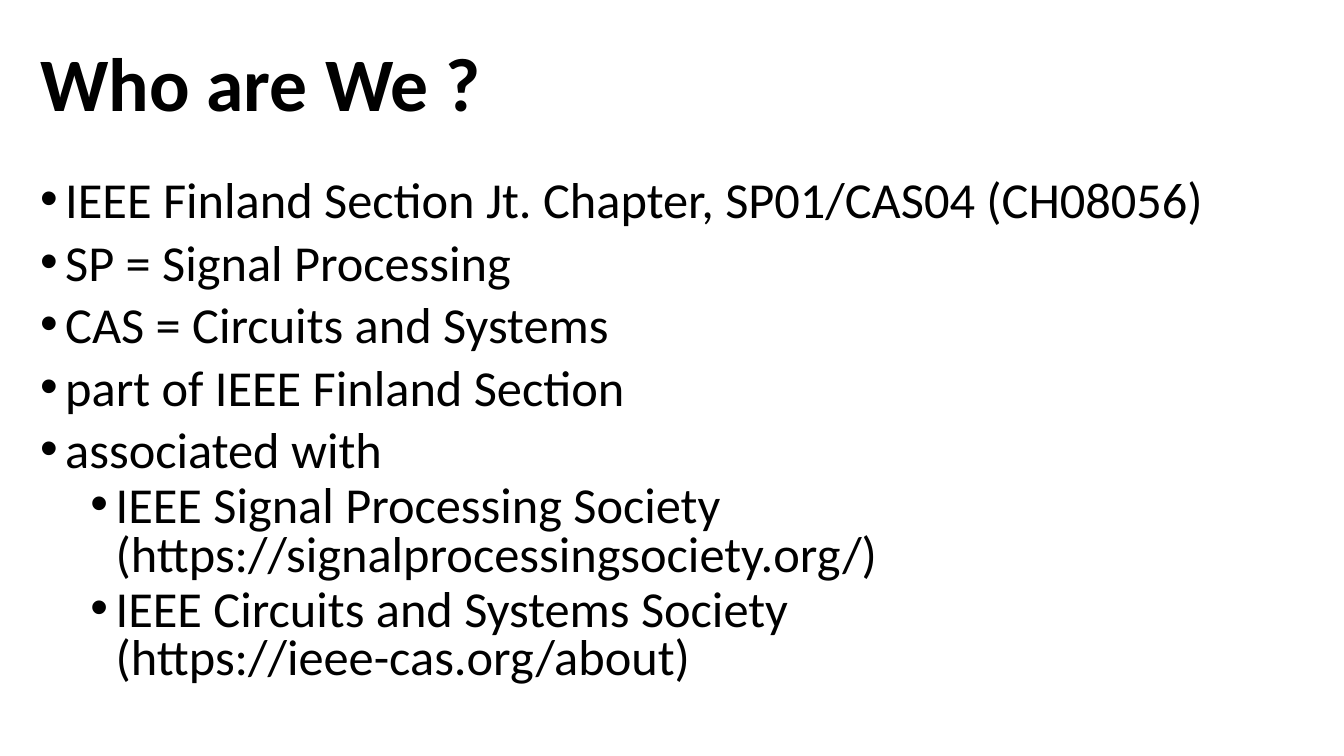
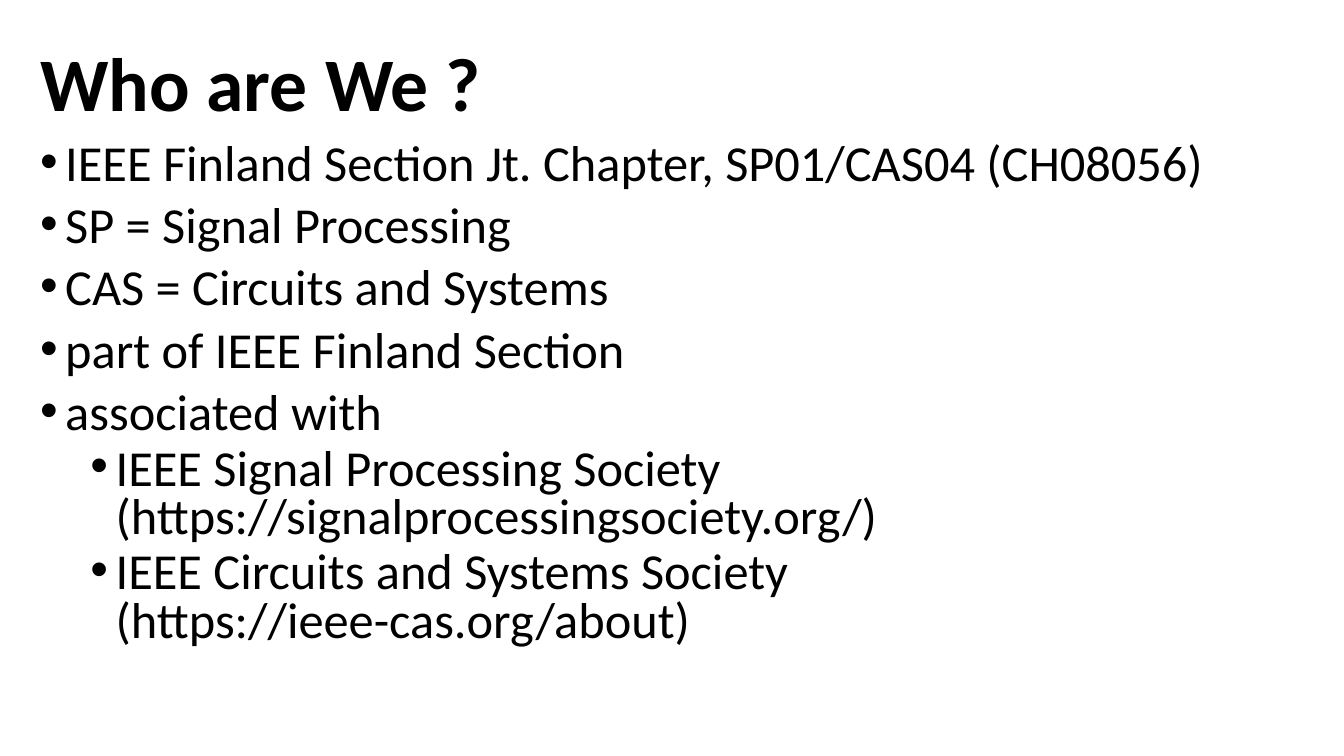
Before and after one commit to ieeespcasfinland/ieeespcasfinland.github.io, a slide deck: slide 3 of Slides05Oct_Ju.pptx. Drawn at 1344x756 pixels with LibreOffice and Linux fonts; fonts in the diff are those of the drawing. Boxes give left, top, right and bottom in pixels: in the first picture for what was removed or moved away, otherwise in the second. Text is boxed around its words. In the diff, an @@ line names an element or a change of style, - is before the commit and + after.

```diff
--- a/Slides05Oct_Ju.pptx
+++ b/Slides05Oct_Ju.pptx
@@ text "IEEE Finland Section Jt. Chapter, ...": place and size @@
-text "IEEE Finland Section Jt. Chapter, ..." at <box>65,181,1202,684</box>
+text "IEEE Finland Section Jt. Chapter, ..." at <box>65,144,1202,647</box>
```
Also in this commit, not shown: 6 other slides changed, 6 slides added, 2 other files.
